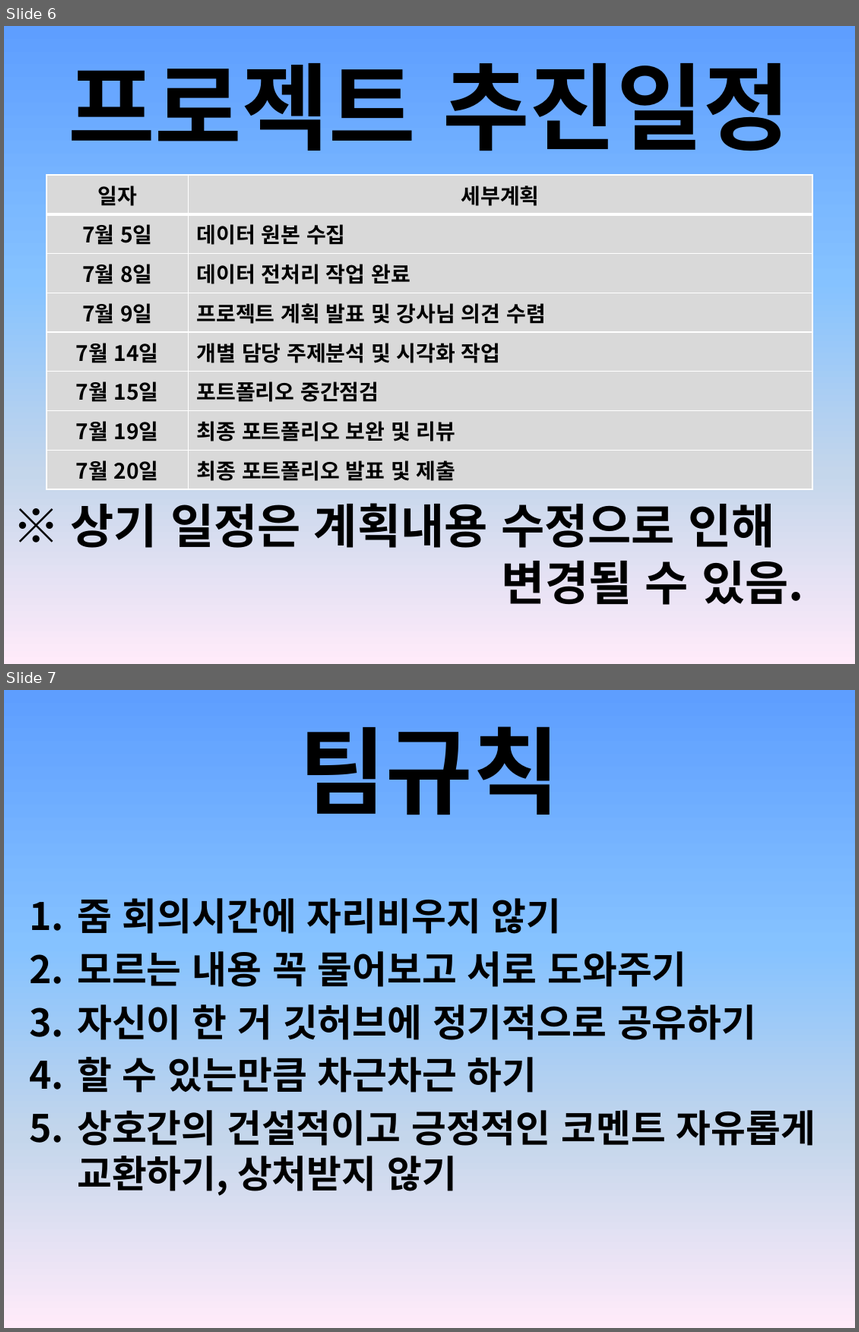
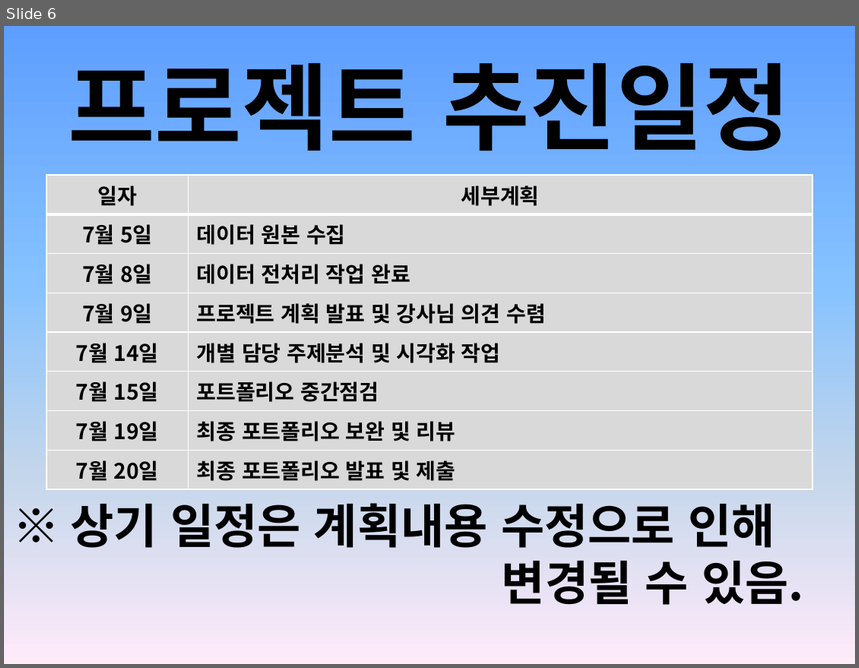
Before and after one commit to jini1210/Data-Project, a slide deck: JinYoung/Project_Plan_ver_1.pptx. Shown one above the other, each under a label of ours: slides 6 and 7 before the commit, slide 6 after it. The pictures are 859x1332 and 859x668 pixels, drawn with LibreOffice and Linux fonts; fonts in the diff are those of the drawing. Boxes give left, top, right and bottom in pixels: in the first picture for what was removed or moved away, otherwise in the second. Text is boxed around its words. In the diff, an @@ line names an element or a change of style, - is before the commit and + after.

```diff
--- a/JinYoung/Project_Plan_ver_1.pptx
+++ b/JinYoung/Project_Plan_ver_1.pptx
@@ slide 7 removed at (x1=4, y1=690, x2=855, y2=1328), background gradient #5E9EFF to #85C2FF to #C4D6EB to #FFEBFA @@
@@ title removed at (x1=299, y1=726, x2=560, y2=815) @@
-팀규칙
@@ text removed at (x1=77, y1=898, x2=816, y2=1196) @@
-1. 줌 회의시간에 자리비우지 않기
-2. 모르는 내용 꼭 물어보고 서로 도와주기
-3. 자신이 한 거 깃허브에 정기적으로 공유하기
-4. 할 수 있는만큼 차근차근 하기
-5. 상호간의 건설적이고 긍정적인 코멘트 자유롭게 교환하기, 상처받지 않기
```
Also in this commit, not shown: 6 other files.
